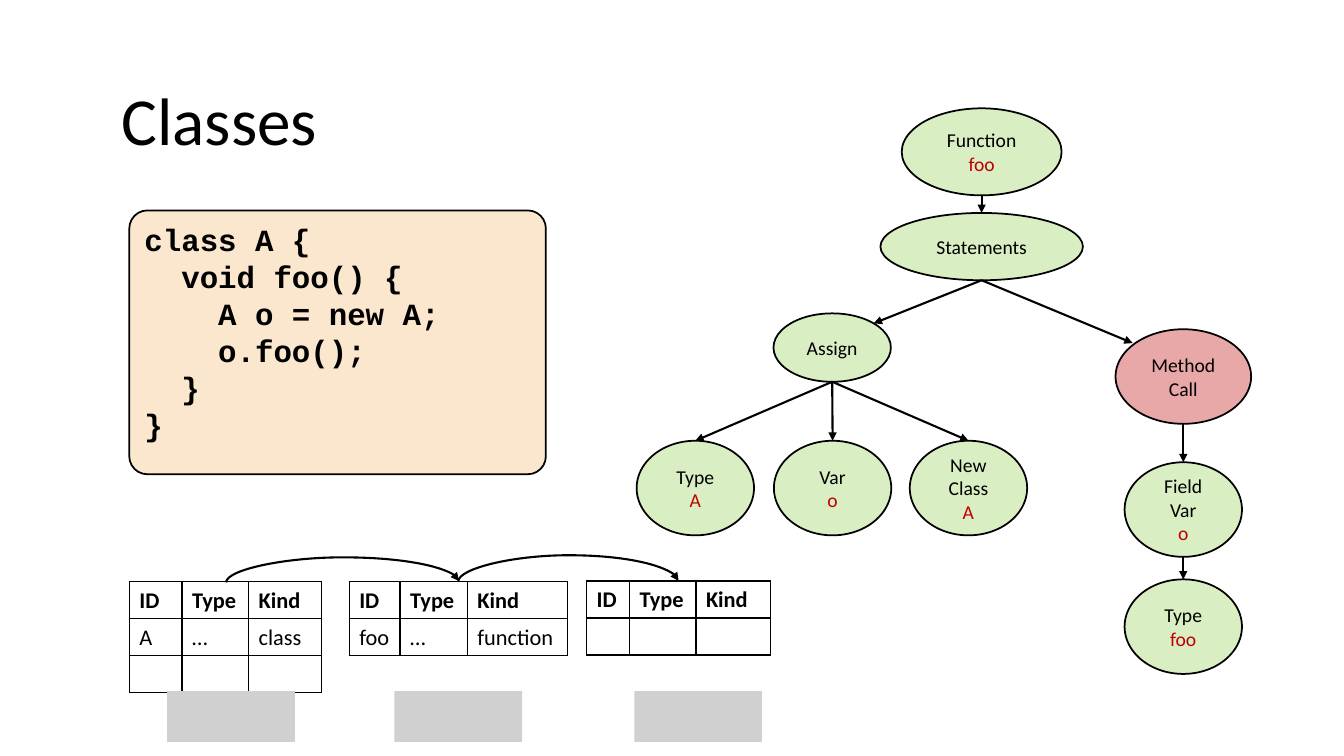
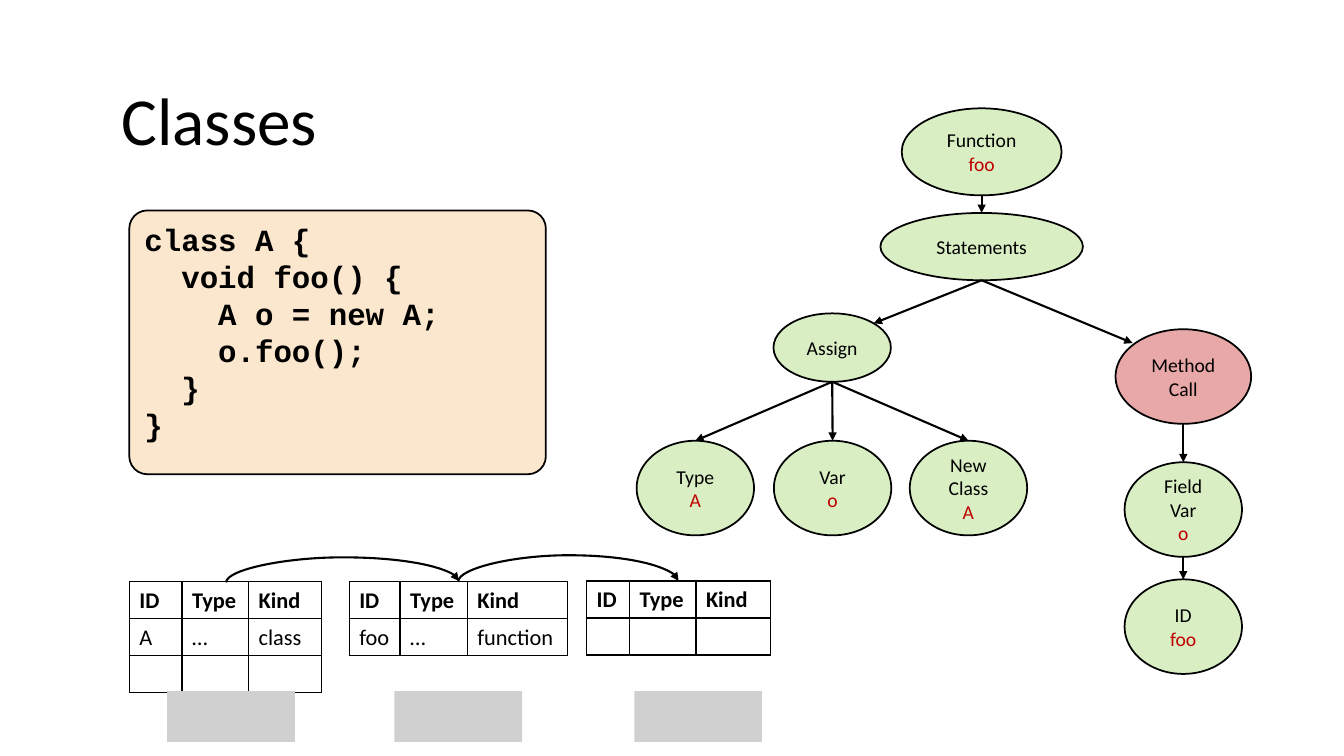
Before and after one commit to nivshani/compilation, a slide deck: slide 110 of slides/semantic.pptx. Drawn at 1344x756 pixels with LibreOffice and Linux fonts; fonts in the diff are those of the drawing; grey boxes stand for pictures. Boxes give left, top, right and bottom in pixels: in the first picture for what was removed or moved away, otherwise in the second. Text is boxed around its words. In the diff, an @@ line names an element or a change of style, - is before the commit and + after.

```diff
--- a/slides/semantic.pptx
+++ b/slides/semantic.pptx
@@ text in ellipse at (1175, 609, 1192, 622): text changed @@
-Type
+ID
```
Also in this commit, not shown: 4 other slides changed, 1 other file.
